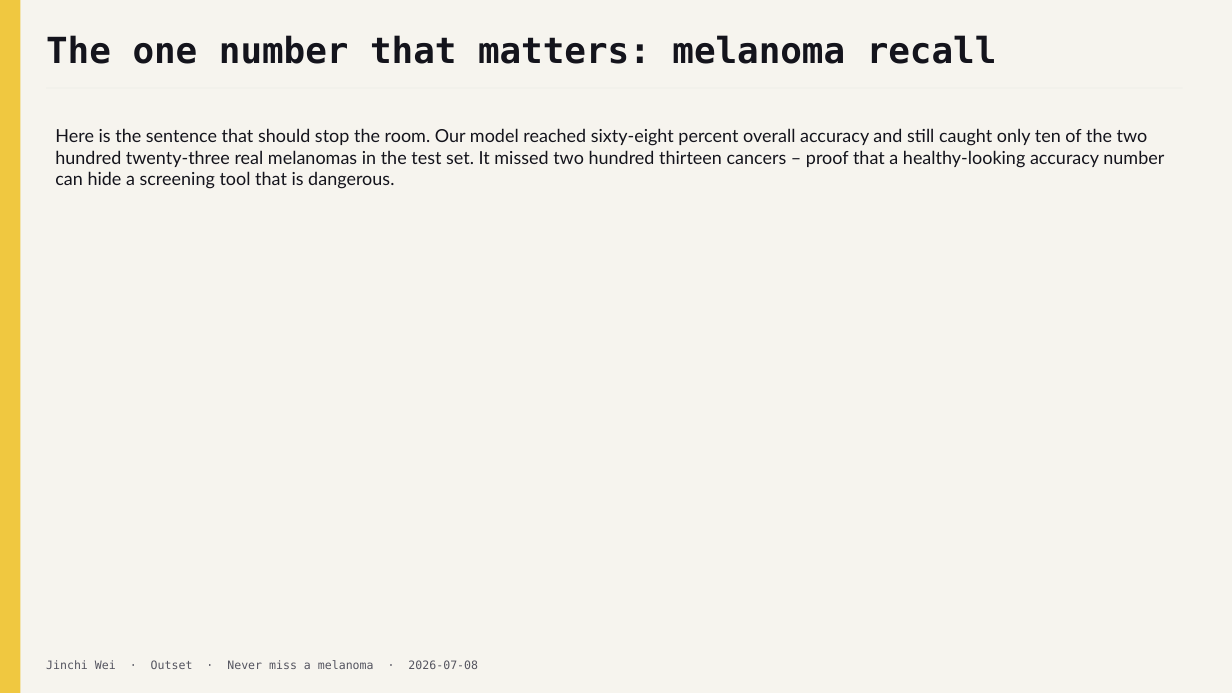
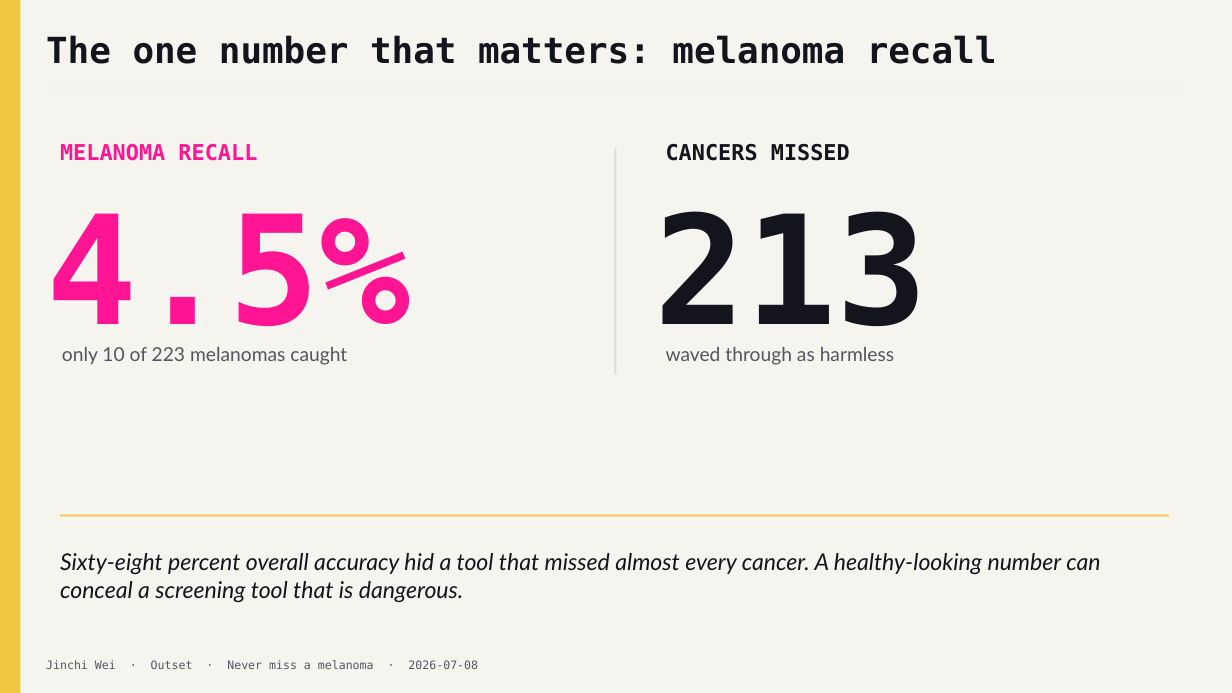
Before and after one commit to jinchiwei/outset-ai-healthcare, a slide deck: slide 13 of solutions/g2_skin_screening/slides/g2_skin_screening.pptx. Drawn at 1232x693 pixels with LibreOffice and Linux fonts; fonts in the diff are those of the drawing. Boxes give left, top, right and bottom in pixels: in the first picture for what was removed or moved away, otherwise in the second. Text is boxed around its words. In the diff, an @@ line names an element or a change of style, - is before the commit and + after.

```diff
--- a/solutions/g2_skin_screening/slides/g2_skin_screening.pptx
+++ b/solutions/g2_skin_screening/slides/g2_skin_screening.pptx
@@ text at (x1=60, y1=144, x2=257, y2=161): text changed; size 14 to 17 pt; font Lato to DejaVu Sans Mono; text colour #14141C to #FF1493; bold on @@
-Here is the sentence that should stop the room. Our model reached sixty-eight percent overall accuracy and still caught only ten of the two hundred twenty-three real melanomas in the test set. It missed two hundred thirteen cancers – proof that a healthy-looking accuracy number can hide a screening tool that is dangerous.
+MELANOMA RECALL
@@ rectangle added at (x1=615, y1=148, x2=616, y2=374), fill #DDDDDD @@
@@ text added at (x1=666, y1=143, x2=850, y2=161), 17 pt, text #14141C, bold @@
+CANCERS MISSED
@@ text added at (x1=46, y1=213, x2=411, y2=355), 118 pt, text #FF1493, bold @@
+4.5%
@@ text added at (x1=654, y1=211, x2=928, y2=355), 118 pt, text #14141C, bold @@
+213
@@ text added at (x1=62, y1=347, x2=347, y2=365), 15 pt, text #555560 @@
+only 10 of 223 melanomas caught
@@ text added at (x1=666, y1=347, x2=894, y2=365), 15 pt, text #555560 @@
+waved through as harmless
@@ rectangle added at (x1=60, y1=515, x2=1169, y2=517), fill #F0C840 @@
@@ text added at (x1=60, y1=553, x2=1100, y2=602), 18 pt, text #14141C, italic @@
+Sixty-eight percent overall accuracy hid a tool that missed almost every cancer. A healthy-looking number can conceal a screening tool that is dangerous.
```
Also in this commit, not shown: 11 other slides changed, 3 other files.
